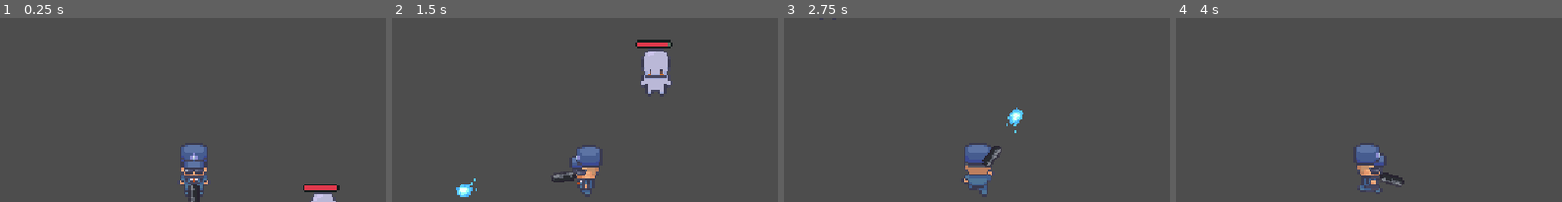
Above: before the commit, frames 1-4 (left to right).
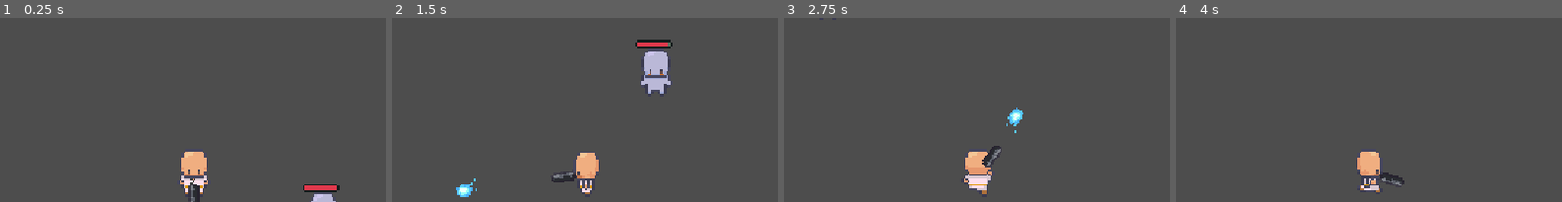
Above: after the commit, the same moments.

Repository: MonkeyMan1911/bounce-back-haven-jam
Game: Godot game, scene res://scenes/levels/test_rooms/test_room.tscn
Two runs of this game, one before a commit and one after it. Both use one fixed random seed, a clock stepped at 60 frames per second and the inputs below. The project has no main scene, so this scene is started directly.
Inputs (mouse positions are % of the whole screen's width and height, from its top left):
- Up to frame 1 (0.25 s): no input
- Up to frame 2 (1.5 s): move the mouse to (73, 54) at 0.52 s; press the mouse at (73, 54) at 0.53 s; hold D (move_right) 0.53-1.28 s; move the mouse to (31, 66) at 1.27 s; release the mouse at (31, 66) at 1.28 s; hold S (move_down) from 1.28 s (still down); click (31, 66) at 1.35 s
- Up to frame 3 (2.75 s): move the mouse to (61, 34) at 2.02 s; release S (move_down) at 2.03 s; press the mouse at (61, 34) at 2.03 s; hold D (move_right) from 2.03 s (still down)
- Up to frame 4 (4 s): move the mouse to (46, 84) at 2.77 s; release D (move_right) at 2.78 s; release the mouse at (46, 84) at 2.78 s; hold W (move_up) 2.78-3.53 s; click (46, 84) at 2.85 s; move the mouse to (82, 78) at 3.52 s; press the mouse at (82, 78) at 3.53 s; hold A (move_left) from 3.53 s (still down)
The pictures show only the part of the screen within x 26-76%, y 21-71%; the shares and areas given below are measured in that part.

The runs differ from the first frame. In frame 1, 1.3% of the frame differs, in the area x 46-54%, y 68-96%; in frame 2, 1.0%; in frame 3, 1.3%; in frame 4, 1.1%.

Commit message:
Made player into pope

Diff:
--- a/entities/characters/player/player.gd
+++ b/entities/characters/player/player.gd
@@ -21,9 +21,6 @@
 var normal_bullet_speed: float
 
 func _physics_process(delta: float) -> void:
-	if !is_multiplayer_authority():
-		return
-
 	if Input.is_action_just_pressed("time_pause"):
 		if !bullets_paused:
 			normal_bullet_speed = gun.bullet_speed
--- a/entities/characters/player/player.tscn
+++ b/entities/characters/player/player.tscn
@@ -1,225 +1,224 @@
 [gd_scene format=3 uid="uid://cni0pfabdyuio"]
 
 [ext_resource type="Script" uid="uid://b56yd0h73x5h8" path="res://entities/characters/player/player.gd" id="1_abrql"]
-[ext_resource type="Texture2D" uid="uid://6r2r03tbsyao" path="res://assets/sprites/characters/guard.png" id="1_symyc"]
+[ext_resource type="Texture2D" uid="uid://bqmdv6uw2fe5b" path="res://assets/sprites/characters/pope.png" id="2_a3s12"]
 [ext_resource type="PackedScene" uid="uid://caht5bmoxt8xb" path="res://entities/weapons/gun_base.tscn" id="3_sglur"]
 [ext_resource type="Texture2D" uid="uid://ybk30lsgce1h" path="res://assets/sprites/weapons/assault_rifle_down.png" id="4_bls4j"]
 [ext_resource type="PackedScene" uid="uid://ce2lf8sl5qhvu" path="res://entities/weapons/bullet.tscn" id="4_fkugw"]
 [ext_resource type="PackedScene" uid="uid://q88u47wgunc2" path="res://components/health_component.tscn" id="7_0d5hj"]
-[ext_resource type="PackedScene" uid="uid://cdru213wxmx4i" path="res://components/hud.tscn" id="7_m0gj2"]
-
-[sub_resource type="AtlasTexture" id="AtlasTexture_abrql"]
-atlas = ExtResource("1_symyc")
+
+[sub_resource type="AtlasTexture" id="AtlasTexture_m0gj2"]
+atlas = ExtResource("2_a3s12")
 region = Rect2(288, 32, 16, 32)
 
-[sub_resource type="AtlasTexture" id="AtlasTexture_sglur"]
-atlas = ExtResource("1_symyc")
+[sub_resource type="AtlasTexture" id="AtlasTexture_0d5hj"]
+atlas = ExtResource("2_a3s12")
 region = Rect2(304, 32, 16, 32)
 
-[sub_resource type="AtlasTexture" id="AtlasTexture_bls4j"]
-atlas = ExtResource("1_symyc")
+[sub_resource type="AtlasTexture" id="AtlasTexture_mx21o"]
+atlas = ExtResource("2_a3s12")
 region = Rect2(320, 32, 16, 32)
 
-[sub_resource type="AtlasTexture" id="AtlasTexture_fkugw"]
-atlas = ExtResource("1_symyc")
+[sub_resource type="AtlasTexture" id="AtlasTexture_sybl7"]
+atlas = ExtResource("2_a3s12")
 region = Rect2(336, 32, 16, 32)
 
-[sub_resource type="AtlasTexture" id="AtlasTexture_8fjmc"]
-atlas = ExtResource("1_symyc")
+[sub_resource type="AtlasTexture" id="AtlasTexture_5otfs"]
+atlas = ExtResource("2_a3s12")
 region = Rect2(352, 32, 16, 32)
 
-[sub_resource type="AtlasTexture" id="AtlasTexture_qiwj3"]
-atlas = ExtResource("1_symyc")
+[sub_resource type="AtlasTexture" id="AtlasTexture_0s3gd"]
+atlas = ExtResource("2_a3s12")
 region = Rect2(368, 32, 16, 32)
 
-[sub_resource type="AtlasTexture" id="AtlasTexture_26q78"]
-atlas = ExtResource("1_symyc")
+[sub_resource type="AtlasTexture" id="AtlasTexture_2jd2e"]
+atlas = ExtResource("2_a3s12")
 region = Rect2(192, 32, 16, 32)
 
-[sub_resource type="AtlasTexture" id="AtlasTexture_bectd"]
-atlas = ExtResource("1_symyc")
+[sub_resource type="AtlasTexture" id="AtlasTexture_mnavw"]
+atlas = ExtResource("2_a3s12")
 region = Rect2(208, 32, 16, 32)
 
-[sub_resource type="AtlasTexture" id="AtlasTexture_wvtmh"]
-atlas = ExtResource("1_symyc")
+[sub_resource type="AtlasTexture" id="AtlasTexture_nuxbo"]
+atlas = ExtResource("2_a3s12")
 region = Rect2(224, 32, 16, 32)
 
-[sub_resource type="AtlasTexture" id="AtlasTexture_7thud"]
-atlas = ExtResource("1_symyc")
+[sub_resource type="AtlasTexture" id="AtlasTexture_y66pm"]
+atlas = ExtResource("2_a3s12")
 region = Rect2(240, 32, 16, 32)
 
-[sub_resource type="AtlasTexture" id="AtlasTexture_a1qjk"]
-atlas = ExtResource("1_symyc")
+[sub_resource type="AtlasTexture" id="AtlasTexture_8veej"]
+atlas = ExtResource("2_a3s12")
 region = Rect2(256, 32, 16, 32)
 
-[sub_resource type="AtlasTexture" id="AtlasTexture_j3ovn"]
-atlas = ExtResource("1_symyc")
+[sub_resource type="AtlasTexture" id="AtlasTexture_ou7en"]
+atlas = ExtResource("2_a3s12")
 region = Rect2(272, 32, 16, 32)
 
-[sub_resource type="AtlasTexture" id="AtlasTexture_afbqv"]
-atlas = ExtResource("1_symyc")
+[sub_resource type="AtlasTexture" id="AtlasTexture_np65q"]
+atlas = ExtResource("2_a3s12")
 region = Rect2(0, 32, 16, 32)
 
-[sub_resource type="AtlasTexture" id="AtlasTexture_gx6sm"]
-atlas = ExtResource("1_symyc")
+[sub_resource type="AtlasTexture" id="AtlasTexture_afbhy"]
+atlas = ExtResource("2_a3s12")
 region = Rect2(16, 32, 16, 32)
 
-[sub_resource type="AtlasTexture" id="AtlasTexture_yqrof"]
-atlas = ExtResource("1_symyc")
+[sub_resource type="AtlasTexture" id="AtlasTexture_m8clj"]
+atlas = ExtResource("2_a3s12")
 region = Rect2(32, 32, 16, 32)
 
-[sub_resource type="AtlasTexture" id="AtlasTexture_3wlsy"]
-atlas = ExtResource("1_symyc")
+[sub_resource type="AtlasTexture" id="AtlasTexture_lhopy"]
+atlas = ExtResource("2_a3s12")
 region = Rect2(48, 32, 16, 32)
 
-[sub_resource type="AtlasTexture" id="AtlasTexture_b2kln"]
-atlas = ExtResource("1_symyc")
+[sub_resource type="AtlasTexture" id="AtlasTexture_nopo2"]
+atlas = ExtResource("2_a3s12")
 region = Rect2(64, 32, 16, 32)
 
-[sub_resource type="AtlasTexture" id="AtlasTexture_we0b7"]
-atlas = ExtResource("1_symyc")
+[sub_resource type="AtlasTexture" id="AtlasTexture_lymma"]
+atlas = ExtResource("2_a3s12")
 region = Rect2(80, 32, 16, 32)
 
-[sub_resource type="AtlasTexture" id="AtlasTexture_mtric"]
-atlas = ExtResource("1_symyc")
+[sub_resource type="AtlasTexture" id="AtlasTexture_qquha"]
+atlas = ExtResource("2_a3s12")
 region = Rect2(96, 32, 16, 32)
 
-[sub_resource type="AtlasTexture" id="AtlasTexture_eyb6c"]
-atlas = ExtResource("1_symyc")
+[sub_resource type="AtlasTexture" id="AtlasTexture_43eyp"]
+atlas = ExtResource("2_a3s12")
 region = Rect2(112, 32, 16, 32)
 
-[sub_resource type="AtlasTexture" id="AtlasTexture_221hk"]
-atlas = ExtResource("1_symyc")
+[sub_resource type="AtlasTexture" id="AtlasTexture_t050w"]
+atlas = ExtResource("2_a3s12")
 region = Rect2(128, 32, 16, 32)
 
-[sub_resource type="AtlasTexture" id="AtlasTexture_ghoj8"]
-atlas = ExtResource("1_symyc")
+[sub_resource type="AtlasTexture" id="AtlasTexture_b3e7h"]
+atlas = ExtResource("2_a3s12")
 region = Rect2(144, 32, 16, 32)
 
-[sub_resource type="AtlasTexture" id="AtlasTexture_t1t22"]
-atlas = ExtResource("1_symyc")
+[sub_resource type="AtlasTexture" id="AtlasTexture_twvud"]
+atlas = ExtResource("2_a3s12")
 region = Rect2(160, 32, 16, 32)
 
-[sub_resource type="AtlasTexture" id="AtlasTexture_50fht"]
-atlas = ExtResource("1_symyc")
+[sub_resource type="AtlasTexture" id="AtlasTexture_qn8gm"]
+atlas = ExtResource("2_a3s12")
 region = Rect2(176, 32, 16, 32)
 
-[sub_resource type="AtlasTexture" id="AtlasTexture_wuv6x"]
-atlas = ExtResource("1_symyc")
+[sub_resource type="AtlasTexture" id="AtlasTexture_tklby"]
+atlas = ExtResource("2_a3s12")
 region = Rect2(288, 64, 16, 32)
 
-[sub_resource type="AtlasTexture" id="AtlasTexture_qpopc"]
-atlas = ExtResource("1_symyc")
+[sub_resource type="AtlasTexture" id="AtlasTexture_7alfm"]
+atlas = ExtResource("2_a3s12")
 region = Rect2(304, 64, 16, 32)
 
-[sub_resource type="AtlasTexture" id="AtlasTexture_wq0jh"]
-atlas = ExtResource("1_symyc")
+[sub_resource type="AtlasTexture" id="AtlasTexture_kt8qa"]
+atlas = ExtResource("2_a3s12")
 region = Rect2(320, 64, 16, 32)
 
-[sub_resource type="AtlasTexture" id="AtlasTexture_gt4e4"]
-atlas = ExtResource("1_symyc")
+[sub_resource type="AtlasTexture" id="AtlasTexture_aboiq"]
+atlas = ExtResource("2_a3s12")
 region = Rect2(336, 64, 16, 32)
 
-[sub_resource type="AtlasTexture" id="AtlasTexture_24ehl"]
-atlas = ExtResource("1_symyc")
+[sub_resource type="AtlasTexture" id="AtlasTexture_s417u"]
+atlas = ExtResource("2_a3s12")
 region = Rect2(352, 64, 16, 32)
 
-[sub_resource type="AtlasTexture" id="AtlasTexture_bwdx1"]
-atlas = ExtResource("1_symyc")
+[sub_resource type="AtlasTexture" id="AtlasTexture_ebk8e"]
+atlas = ExtResource("2_a3s12")
 region = Rect2(368, 64, 16, 32)
 
-[sub_resource type="AtlasTexture" id="AtlasTexture_vewsg"]
-atlas = ExtResource("1_symyc")
+[sub_resource type="AtlasTexture" id="AtlasTexture_1qkpj"]
+atlas = ExtResource("2_a3s12")
 region = Rect2(192, 64, 16, 32)
 
-[sub_resource type="AtlasTexture" id="AtlasTexture_2soq1"]
-atlas = ExtResource("1_symyc")
+[sub_resource type="AtlasTexture" id="AtlasTexture_6main"]
+atlas = ExtResource("2_a3s12")
 region = Rect2(208, 64, 16, 32)
 
-[sub_resource type="AtlasTexture" id="AtlasTexture_8q4fm"]
-atlas = ExtResource("1_symyc")
+[sub_resource type="AtlasTexture" id="AtlasTexture_bpd6a"]
+atlas = ExtResource("2_a3s12")
 region = Rect2(224, 64, 16, 32)
 
-[sub_resource type="AtlasTexture" id="AtlasTexture_np63p"]
-atlas = ExtResource("1_symyc")
+[sub_resource type="AtlasTexture" id="AtlasTexture_sxbg2"]
+atlas = ExtResource("2_a3s12")
 region = Rect2(240, 64, 16, 32)
 
-[sub_resource type="AtlasTexture" id="AtlasTexture_0eo6o"]
-atlas = ExtResource("1_symyc")
+[sub_resource type="AtlasTexture" id="AtlasTexture_6sobc"]
+atlas = ExtResource("2_a3s12")
 region = Rect2(256, 64, 16, 32)
 
-[sub_resource type="AtlasTexture" id="AtlasTexture_ttr27"]
-atlas = ExtResource("1_symyc")
+[sub_resource type="AtlasTexture" id="AtlasTexture_lmyqs"]
+atlas = ExtResource("2_a3s12")
 region = Rect2(272, 64, 16, 32)
 
-[sub_resource type="AtlasTexture" id="AtlasTexture_13wue"]
-atlas = ExtResource("1_symyc")
+[sub_resource type="AtlasTexture" id="AtlasTexture_7eie7"]
+atlas = ExtResource("2_a3s12")
 region = Rect2(0, 64, 16, 32)
 
-[sub_resource type="AtlasTexture" id="AtlasTexture_wy7bt"]
-atlas = ExtResource("1_symyc")
+[sub_resource type="AtlasTexture" id="AtlasTexture_i01qn"]
+atlas = ExtResource("2_a3s12")
 region = Rect2(16, 64, 16, 32)
 
-[sub_resource type="AtlasTexture" id="AtlasTexture_geky7"]
-atlas = ExtResource("1_symyc")
+[sub_resource type="AtlasTexture" id="AtlasTexture_71q7v"]
+atlas = ExtResource("2_a3s12")
 region = Rect2(32, 64, 16, 32)
 
-[sub_resource type="AtlasTexture" id="AtlasTexture_qwspa"]
-atlas = ExtResource("1_symyc")
+[sub_resource type="AtlasTexture" id="AtlasTexture_vs5yo"]
+atlas = ExtResource("2_a3s12")
 region = Rect2(48, 64, 16, 32)
 
-[sub_resource type="AtlasTexture" id="AtlasTexture_r633c"]
-atlas = ExtResource("1_symyc")
+[sub_resource type="AtlasTexture" id="AtlasTexture_ylmt3"]
+atlas = ExtResource("2_a3s12")
 region = Rect2(64, 64, 16, 32)
 
-[sub_resource type="AtlasTexture" id="AtlasTexture_pacje"]
-atlas = ExtResource("1_symyc")
+[sub_resource type="AtlasTexture" id="AtlasTexture_eryhh"]
+atlas = ExtResource("2_a3s12")
 region = Rect2(80, 64, 16, 32)
 
-[sub_resource type="AtlasTexture" id="AtlasTexture_2h0qb"]
-atlas = ExtResource("1_symyc")
+[sub_resource type="AtlasTexture" id="AtlasTexture_y3niv"]
+atlas = ExtResource("2_a3s12")
 region = Rect2(96, 64, 16, 32)
 
-[sub_resource type="AtlasTexture" id="AtlasTexture_mmk7k"]
-atlas = ExtResource("1_symyc")
+[sub_resource type="AtlasTexture" id="AtlasTexture_4vwh0"]
+atlas = ExtResource("2_a3s12")
 region = Rect2(112, 64, 16, 32)
 
-[sub_resource type="AtlasTexture" id="AtlasTexture_g3pa7"]
-atlas = ExtResource("1_symyc")
+[sub_resource type="AtlasTexture" id="AtlasTexture_yh36r"]
+atlas = ExtResource("2_a3s12")
 region = Rect2(128, 64, 16, 32)
 
-[sub_resource type="AtlasTexture" id="AtlasTexture_7otdo"]
-atlas = ExtResource("1_symyc")
+[sub_resource type="AtlasTexture" id="AtlasTexture_qm46h"]
+atlas = ExtResource("2_a3s12")
 region = Rect2(144, 64, 16, 32)
 
-[sub_resource type="AtlasTexture" id="AtlasTexture_c112w"]
-atlas = ExtResource("1_symyc")
+[sub_resource type="AtlasTexture" id="AtlasTexture_3jcrh"]
+atlas = ExtResource("2_a3s12")
 region = Rect2(160, 64, 16, 32)
 
-[sub_resource type="AtlasTexture" id="AtlasTexture_u37te"]
-atlas = ExtResource("1_symyc")
+[sub_resource type="AtlasTexture" id="AtlasTexture_djy8s"]
+atlas = ExtResource("2_a3s12")
 region = Rect2(176, 64, 16, 32)
 
 [sub_resource type="SpriteFrames" id="SpriteFrames_4cqea"]
 animations = [{
 "frames": [{
 "duration": 1.0,
-"texture": SubResource("AtlasTexture_abrql")
-}, {
-"duration": 1.0,
-"texture": SubResource("AtlasTexture_sglur")
-}, {
-"duration": 1.0,
-"texture": SubResource("AtlasTexture_bls4j")
-}, {
-"duration": 1.0,
-"texture": SubResource("AtlasTexture_fkugw")
-}, {
-"duration": 1.0,
-"texture": SubResource("AtlasTexture_8fjmc")
-}, {
-"duration": 1.0,
-"texture": SubResource("AtlasTexture_qiwj3")
+"texture": SubResource("AtlasTexture_m0gj2")
+}, {
+"duration": 1.0,
+"texture": SubResource("AtlasTexture_0d5hj")
+}, {
+"duration": 1.0,
+"texture": SubResource("AtlasTexture_mx21o")
+}, {
+"duration": 1.0,
+"texture": SubResource("AtlasTexture_sybl7")
+}, {
+"duration": 1.0,
+"texture": SubResource("AtlasTexture_5otfs")
+}, {
+"duration": 1.0,
+"texture": SubResource("AtlasTexture_0s3gd")
 }],
 "loop": 1,
 "name": &"idle_down",
@@ -395,33 +394,12 @@
 radius = 6.0
 height = 22.0
 
-[sub_resource type="SceneReplicationConfig" id="SceneReplicationConfig_a3s12"]
-properties/0/path = NodePath(".:position")
-properties/0/spawn = true
-properties/0/replication_mode = 1
-properties/1/path = NodePath("Sprite:animation")
-properties/1/spawn = true
-properties/1/replication_mode = 1
-properties/2/path = NodePath("Sprite:frame")
-properties/2/spawn = true
-properties/2/replication_mode = 1
-properties/3/path = NodePath("Gun:position")
-properties/3/spawn = true
-properties/3/replication_mode = 1
-properties/4/path = NodePath("Gun:rotation")
-properties/4/spawn = true
-properties/4/replication_mode = 1
-properties/5/path = NodePath("HealthComponent:current_health")
-properties/5/spawn = true
-properties/5/replication_mode = 1
-
 [node name="Player" type="CharacterBody2D" unique_id=698163481]
 script = ExtResource("1_abrql")
 
 [node name="Sprite" type="AnimatedSprite2D" parent="." unique_id=1170241637]
 sprite_frames = SubResource("SpriteFrames_4cqea")
-animation = &"idle_down"
-frame_progress = 0.04088367
+animation = &"walk_up"
 
 [node name="Collider" type="CollisionShape2D" parent="." unique_id=1343961804]
 position = Vector2(0, 4)
@@ -443,10 +421,3 @@
 position = Vector2(0, 5)
 shape = SubResource("CapsuleShape2D_a3s12")
 debug_color = Color(0.6620359, 0.08316059, 0.19991067, 0.41960785)
-
-[node name="MultiplayerSynchronizer" type="MultiplayerSynchronizer" parent="." unique_id=1188180238]
-replication_config = SubResource("SceneReplicationConfig_a3s12")
-
-[node name="HUD" parent="." unique_id=437859698 node_paths=PackedStringArray("player") instance=ExtResource("7_m0gj2")]
-visible = false
-player = NodePath("..")
--- a/entities/weapons/bullet.tscn
+++ b/entities/weapons/bullet.tscn
@@ -3,8 +3,8 @@
 [ext_resource type="Script" uid="uid://s0ilotoqoap1" path="res://entities/weapons/bullet.gd" id="1_6qime"]
 [ext_resource type="Texture2D" uid="uid://dp6xjcpl46rjo" path="res://assets/sprites/projectiles/bullet-spritesheet.png" id="3_ioq15"]
 
-[sub_resource type="RectangleShape2D" id="RectangleShape2D_4cqea"]
-size = Vector2(5, 1)
+[sub_resource type="CircleShape2D" id="CircleShape2D_ioq15"]
+radius = 4.1231055
 
 [sub_resource type="AtlasTexture" id="AtlasTexture_kfn8c"]
 atlas = ExtResource("3_ioq15")
@@ -46,10 +46,10 @@
 script = ExtResource("1_6qime")
 
 [node name="Hitbox" type="CollisionShape2D" parent="." unique_id=1083764597]
-position = Vector2(1.5, 0)
-shape = SubResource("RectangleShape2D_4cqea")
+position = Vector2(2, 0)
+shape = SubResource("CircleShape2D_ioq15")
 
 [node name="AnimatedSprite2D" type="AnimatedSprite2D" parent="." unique_id=376457472]
 sprite_frames = SubResource("SpriteFrames_4cqea")
 autoplay = "default"
-frame_progress = 0.12263165
+frame_progress = 0.105141856
Binary file removed: assets/sprites/characters/guard.png
Binary file added: assets/sprites/characters/pope.png
Not shown, changed: assets/sprites/characters/pope.png.import
Not shown: 7 places in entities/characters/player/player.tscn that only renumber resources
